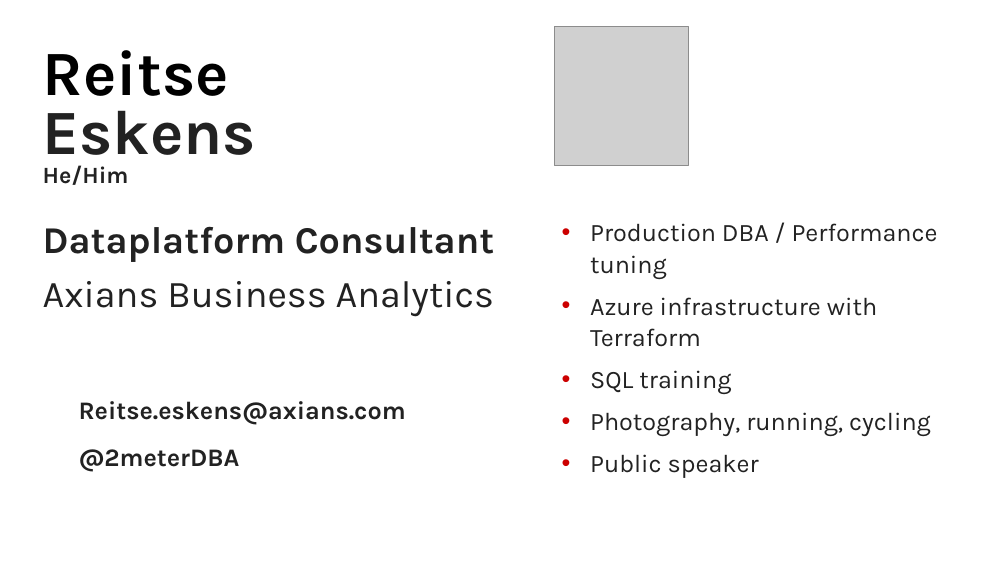
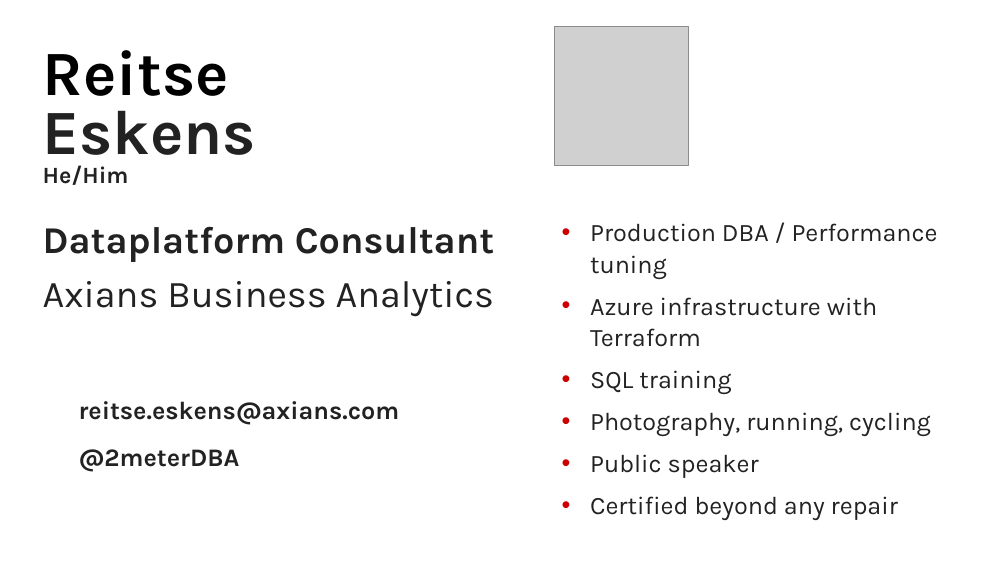
Before and after one commit to reitse/Speaking, a slide deck: slide 3 of 10-2021 Pass Summit/To Hyperscale or not to Hyperscale, that's.pptx (slide 2 before the commit). Drawn at 1008x567 pixels with LibreOffice and Linux fonts; fonts in the diff are those of the drawing; grey boxes stand for pictures; background and template pictures are left out. Boxes give left, top, right and bottom in pixels: in the first picture for what was removed or moved away, otherwise in the second. Text is boxed around its words. In the diff, an @@ line names an element or a change of style, - is before the commit and + after.

```diff
--- a/10-2021 Pass Summit/To Hyperscale or not to Hyperscale, that's.pptx
+++ b/10-2021 Pass Summit/To Hyperscale or not to Hyperscale, that's.pptx
@@ text at box(79, 401, 400, 425): text changed @@
-Reitse.eskens@axians.com
+reitse.eskens@axians.com
@@ text at box(590, 496, 898, 520): paragraph added @@
+• Certified beyond any repair
```
Also in this commit, not shown: 2 other slides changed, 5 slides added, 10 other files.
